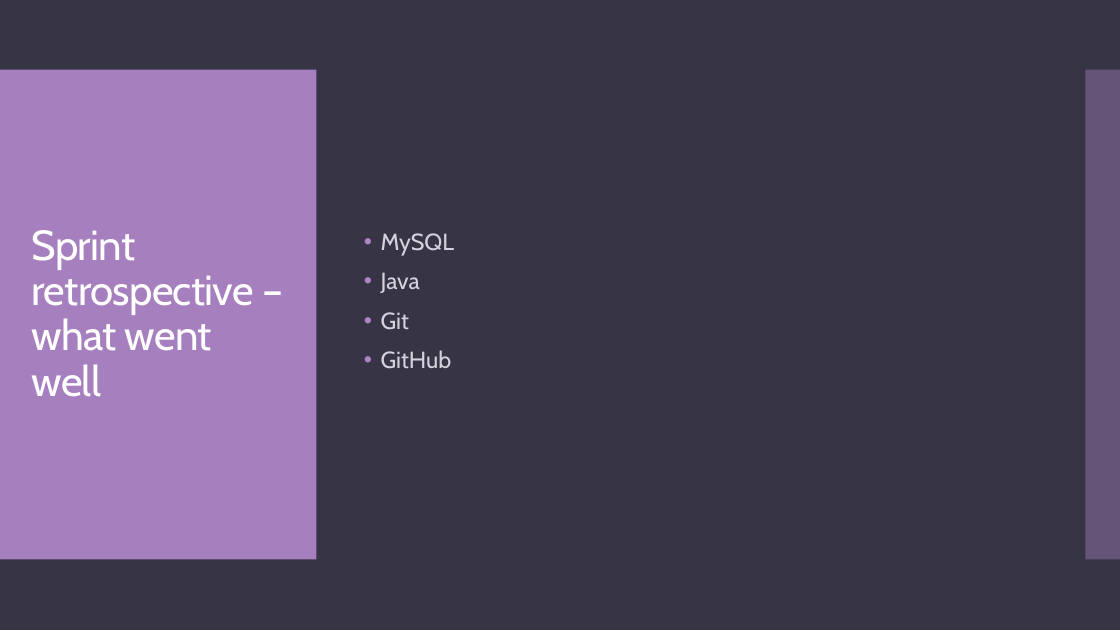
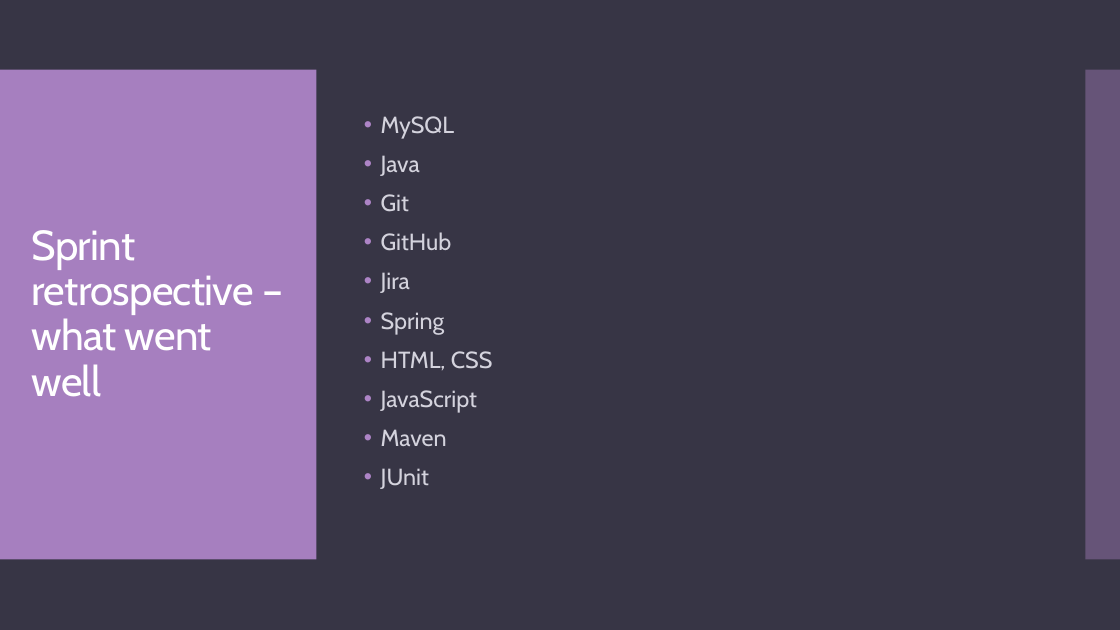
Before and after one commit to STGoodlandWork/QA-TDL-SG, a slide deck: slide 14 of Documentation/qa-tdl-presentation.pptx. Drawn at 1120x630 pixels with LibreOffice and Linux fonts; fonts in the diff are those of the drawing. Boxes give left, top, right and bottom in pixels: in the first picture for what was removed or moved away, otherwise in the second. Text is boxed around its words. In the diff, an @@ line names an element or a change of style, - is before the commit and + after.

```diff
--- a/Documentation/qa-tdl-presentation.pptx
+++ b/Documentation/qa-tdl-presentation.pptx
@@ text at (x1=381, y1=272, x2=493, y2=489): paragraphs added @@
+• Jira
+• Spring
+• HTML, CSS
+• JavaScript
+• Maven
+• JUnit
```
Also in this commit, not shown: 12 other slides changed, 1 slide added, 1 slide removed.
